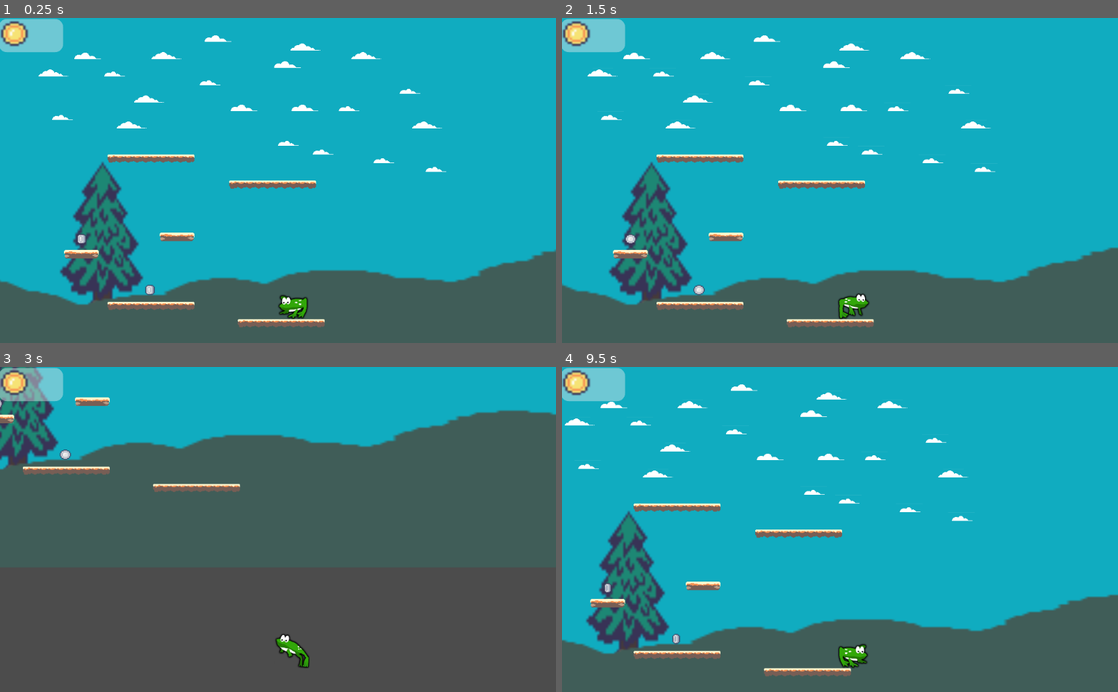
Above: before the commit, frames 1-4 (two rows, left to right).
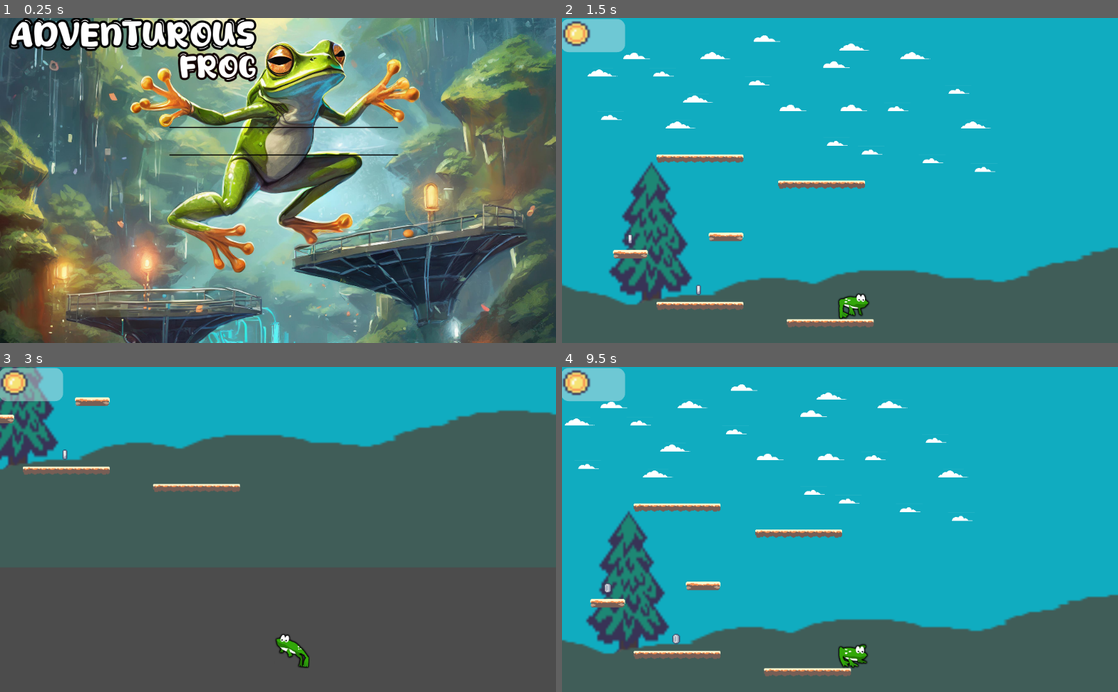
Above: after the commit, the same moments.

Repository: gabymuise/AdventurousFrog
Game: Godot game, scene res://Menu.tscn
Two runs of this game, one before a commit and one after it. Both use one fixed random seed, a clock stepped at 60 frames per second and the inputs below. Before the commit the project starts from res://Main.tscn.
Inputs (mouse positions are in pixels of both pictures, inside the frame that each line leads up to):
- Up to frame 1 (0.25 s): no input
- Up to frame 2 (1.5 s): click (845, 128) at 0.5 s, where only the run after the commit has a clickable "PLAY"; hold D (ui_right) from 1.28 s (still down)
- Up to frame 3 (3 s): tap Space (jump) at 1.52, 2.27 s; release D (ui_right) at 2.78 s; hold A (ui_left) from 2.78 s (still down)
- Up to frame 4 (9.5 s): release A (ui_left) at 3.53 s; hold D (ui_right) 3.53-5.03 s; tap Space (jump) at 3.77, 4.52, 5.27, 6.77, 7.52, 8.27 s; hold A (ui_left) 5.03-5.78 s; hold D (ui_right) 5.78-6.53 s; hold A (ui_left) 6.53-8.03 s; hold D (ui_right) from 8.03 s (still down)

The runs differ from the first frame. In frame 1, 96% of the frame differs, in the area x 0-100%, y 0-100%; in frame 2, less than 0.1%; in frame 3, less than 0.1%; in frame 4, less than 0.1%.

Commit message:
Menu Principal

Diff:
--- /dev/null
+++ b/Menu.gd
@@ -0,0 +1,9 @@
+extends Node2D
+
+
+func _on_Play_pressed():
+	get_tree().change_scene("res://World1.tscn")
+
+
+func _on_Exit_pressed():
+	get_tree().quit()
--- /dev/null
+++ b/Menu.tscn
@@ -0,0 +1,104 @@
+[gd_scene load_steps=15 format=2]
+
+[ext_resource path="res://Menu.gd" type="Script" id=1]
+[ext_resource path="res://Rocky Roads/RANASALTARINA.jpg" type="Texture" id=2]
+
+[sub_resource type="DynamicFontData" id=1]
+font_path = "res://font/Asquire.otf"
+
+[sub_resource type="DynamicFont" id=2]
+size = 33
+font_data = SubResource( 1 )
+
+[sub_resource type="StyleBoxFlat" id=3]
+bg_color = Color( 0.247059, 0.203922, 0.203922, 1 )
+
+[sub_resource type="StyleBoxFlat" id=4]
+bg_color = Color( 0.027451, 0.00392157, 0.00392157, 1 )
+
+[sub_resource type="DynamicFontData" id=10]
+font_path = "res://font/Asquire.otf"
+
+[sub_resource type="DynamicFont" id=11]
+size = 33
+font_data = SubResource( 10 )
+
+[sub_resource type="StyleBoxFlat" id=12]
+bg_color = Color( 0.247059, 0.203922, 0.203922, 1 )
+
+[sub_resource type="StyleBoxFlat" id=13]
+bg_color = Color( 0, 0, 0, 1 )
+
+[sub_resource type="DynamicFontData" id=6]
+font_path = "res://font/Coffee Spark.ttf"
+
+[sub_resource type="DynamicFont" id=7]
+size = 67
+outline_size = 4
+outline_color = Color( 0, 0, 0, 1 )
+font_data = SubResource( 6 )
+
+[sub_resource type="DynamicFontData" id=8]
+font_path = "res://font/Coffee Spark.otf"
+
+[sub_resource type="DynamicFont" id=9]
+size = 61
+outline_size = 4
+outline_color = Color( 0.0705882, 0.0117647, 0.0117647, 1 )
+font_data = SubResource( 8 )
+
+[node name="Menu" type="Node2D"]
+script = ExtResource( 1 )
+
+[node name="ColorRect" type="ColorRect" parent="."]
+margin_right = 1024.0
+margin_bottom = 600.0
+color = Color( 0.168627, 0.156863, 0.156863, 1 )
+
+[node name="TextureRect" type="TextureRect" parent="."]
+margin_right = 1024.0
+margin_bottom = 639.0
+texture = ExtResource( 2 )
+expand = true
+
+[node name="VBoxContainer" type="VBoxContainer" parent="."]
+margin_left = 312.0
+margin_top = 201.0
+margin_right = 733.0
+margin_bottom = 311.0
+custom_constants/separation = 49
+
+[node name="Play" type="Button" parent="VBoxContainer"]
+margin_right = 421.0
+margin_bottom = 35.0
+custom_fonts/font = SubResource( 2 )
+custom_styles/hover = SubResource( 3 )
+custom_styles/normal = SubResource( 4 )
+text = "PLAY"
+
+[node name="Exit" type="Button" parent="VBoxContainer"]
+margin_top = 84.0
+margin_right = 421.0
+margin_bottom = 119.0
+custom_fonts/font = SubResource( 11 )
+custom_styles/hover = SubResource( 12 )
+custom_styles/normal = SubResource( 13 )
+text = "EXIT"
+
+[node name="Label" type="Label" parent="."]
+margin_left = 20.0
+margin_right = 490.0
+margin_bottom = 68.0
+custom_fonts/font = SubResource( 7 )
+text = "ADVENTUROUS"
+
+[node name="Label2" type="Label" parent="."]
+margin_left = 330.0
+margin_top = 62.0
+margin_right = 504.0
+margin_bottom = 129.0
+custom_fonts/font = SubResource( 9 )
+text = "FROG"
+
+[connection signal="pressed" from="VBoxContainer/Play" to="." method="_on_Play_pressed"]
+[connection signal="pressed" from="VBoxContainer/Exit" to="." method="_on_Exit_pressed"]
--- a/Main.tscn
+++ b/World1.tscn
@@ -1,14 +1,14 @@
 [gd_scene load_steps=20 format=2]
 
-[ext_resource path="res://Rocky Roads/Tilesets/tileset_desert.png" type="Texture" id=1]
-[ext_resource path="res://Player/player.tscn" type="PackedScene" id=2]
-[ext_resource path="res://CanvasLayer.tscn" type="PackedScene" id=3]
-[ext_resource path="res://Rocky Roads/Deco/clouds.png" type="Texture" id=4]
-[ext_resource path="res://ZoneFall.gd" type="Script" id=5]
-[ext_resource path="res://Rocky Roads/Deco/tree_b.png" type="Texture" id=6]
-[ext_resource path="res://Rocky Roads/Backgrounds/trees.png" type="Texture" id=7]
-[ext_resource path="res://Rocky Roads/Deco/water_a_8frames.png" type="Texture" id=8]
-[ext_resource path="res://Collectors/coin_silver.tscn" type="PackedScene" id=10]
+[ext_resource path="res://Rocky Roads/Deco/tree_b.png" type="Texture" id=1]
+[ext_resource path="res://Rocky Roads/Backgrounds/trees.png" type="Texture" id=2]
+[ext_resource path="res://Rocky Roads/Deco/clouds.png" type="Texture" id=3]
+[ext_resource path="res://Rocky Roads/Deco/water_a_8frames.png" type="Texture" id=4]
+[ext_resource path="res://Rocky Roads/Tilesets/tileset_desert.png" type="Texture" id=5]
+[ext_resource path="res://CanvasLayer.tscn" type="PackedScene" id=6]
+[ext_resource path="res://Player/player.tscn" type="PackedScene" id=7]
+[ext_resource path="res://Collectors/coin_silver.tscn" type="PackedScene" id=8]
+[ext_resource path="res://ZoneFall.gd" type="Script" id=9]
 
 [sub_resource type="ConvexPolygonShape2D" id=8]
 points = PoolVector2Array( 0, 0, 16, 0, 16, 16, 0, 16 )
--- a/project.godot
+++ b/project.godot
@@ -10,8 +10,8 @@
 
 [application]
 
-config/name="floating platforms"
-run/main_scene="res://Main.tscn"
+config/name="Adventurous Frog"
+run/main_scene="res://Menu.tscn"
 config/icon="res://Player/icon.png"
 
 [gui]
Binary file added: Rocky Roads/RANASALTARINA.jpg
Not shown, added: Rocky Roads/RANASALTARINA.jpg.import
Not shown: 10 places in World1.tscn that only renumber resources
Binary file added: font/Coffee Spark.jpg
Not shown, added: font/Coffee Spark.jpg.import
Binary file added: font/Coffee Spark.otf
Binary file added: font/Coffee Spark.ttf
Not shown, added: font/More Info.txt
Not shown, added: font/Read Me.pdf
